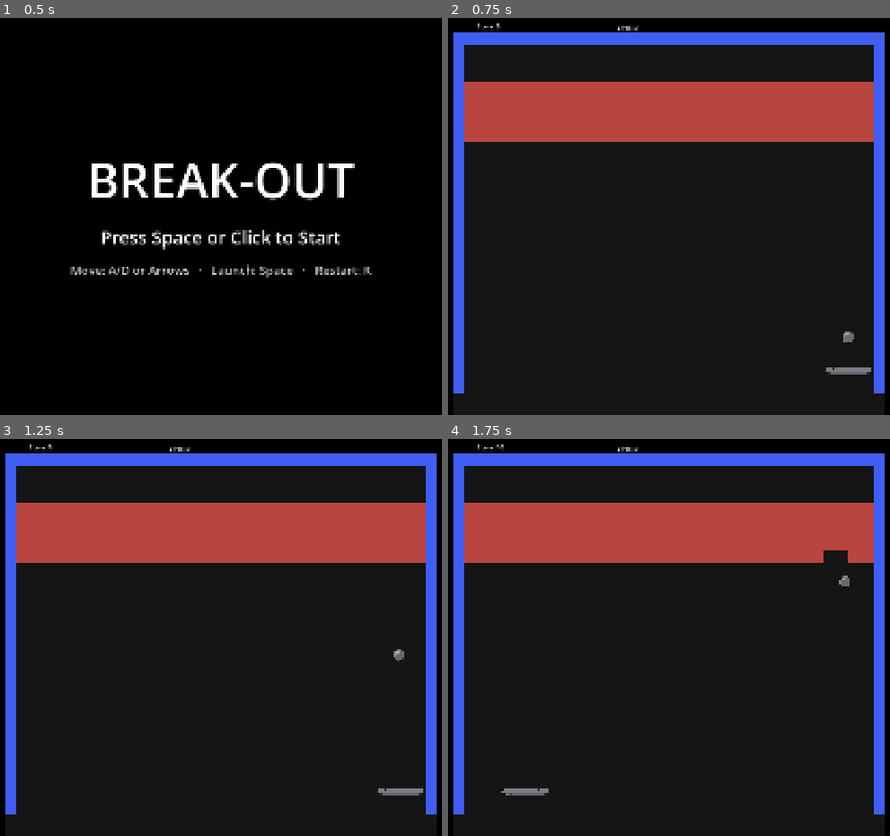
Above: before the commit, frames 1-4 (two rows, left to right).
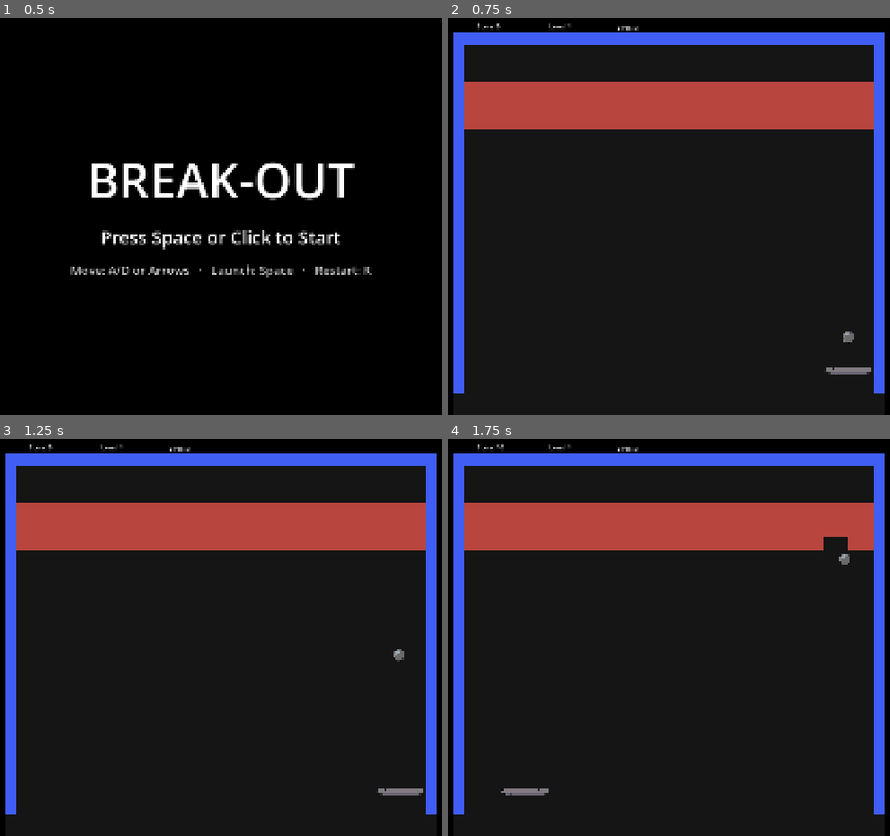
Above: after the commit, the same moments.

Repository: OptikCrash/break-out
Game: Godot game, scene res://TitleScreen.tscn
The game is run twice, just before and just after one commit, with the same random seed, the same clock (stepped at 60 frames per second) and the same inputs.
Inputs (mouse positions are in pixels of both pictures, inside the frame that each line leads up to):
- Up to frame 1 (0.5 s): no input
- Up to frame 2 (0.75 s): tap Space (launch) at 0.5, 0.6 s; move the mouse to (828, 192) at 0.52 s; hold D (move_right) from 0.53 s (still down); click (828, 192) at 0.67 s
- Up to frame 3 (1.25 s): keep holding D (move_right); tap Enter (ui_accept) at 0.77 s
- Up to frame 4 (1.75 s): tap Enter (ui_accept) at 1.25, 1.52 s; move the mouse to (523, 653) at 1.27 s; release D (move_right) at 1.28 s; hold Down from 1.28 s (still down); tap Tab at 1.35 s

Frame 1 is identical in both runs. In frame 2, 3.0% of the frame differs, in the area x 3-97%, y 1-32%; in frame 3, 3.0%; in frame 4, 3.1%, in the area x 3-97%, y 1-38%.

Commit message:
Load brick grids from a Level resource

Diff:
--- a/HUD.tscn
+++ b/HUD.tscn
@@ -19,6 +19,13 @@
 offset_bottom = 58.0
 text = "Score 0"
 horizontal_alignment = 1
+
+[node name="Level" type="Label" parent="."]
+offset_left = 640.0
+offset_top = 30.0
+offset_right = 740.0
+offset_bottom = 58.0
+text = "Level: 1"
 
 [node name="MessageLabel" type="Label" parent="." unique_id=324492922]
 anchors_preset = 15
--- a/bricks.gd
+++ b/bricks.gd
@@ -2,18 +2,18 @@
 const protoBrick := preload("res://brick.tscn")
 
 # Grid layout, editable in the Inspector. Sizes are in pixels, measured inside PlayArea.
-@export var columns := 17
-@export var rows := 5
+@export var level: Level = preload("res://levels/level_1.tres")
 @export var brick_size := Vector2(64, 32)
 # Top-left corner of the first brick: x = 32 is the inside of the left wall,
 # y = 128 leaves three empty brick rows under the top wall, Arkanoid style.
 @export var grid_start := Vector2(32, 128)
 
 func _ready() -> void:
-	for row in rows:
-		for col in columns:
-			var brick := protoBrick.instantiate()
-			# A brick's position is its top-left corner, so each one sits
-			# exactly one brick width/height after the previous one (no gaps).
-			brick.position = grid_start + Vector2(col * brick_size.x, row * brick_size.y)
-			add_child(brick)
+	if level == null:
+		push_error("Bricks requires a Level resource.")
+		return
+	for cell in level.brick_cells():
+		var brick := protoBrick.instantiate()
+		# All occupied cells use today's normal brick until brick types are added.
+		brick.position = grid_start + Vector2(cell) * brick_size
+		add_child(brick)
--- /dev/null
+++ b/level.gd
@@ -0,0 +1,32 @@
+class_name Level
+extends Resource
+
+@export_multiline var grid: String = ""
+
+# Keep row widths explicit: use dots for holes, not spaces or missing cells.
+func validation_error() -> String:
+	var lines := grid.replace("\r\n", "\n").trim_suffix("\n").split("\n")
+	if lines[0].is_empty():
+		return "Level grid must have at least one cell."
+	var width := lines[0].length()
+	for row in lines.size():
+		if lines[row].length() != width:
+			return "Level grid row %d must contain %d cells." % [row + 1, width]
+		for col in width:
+			if not lines[row][col] in ".#xo":
+				return "Invalid level character '%s' at row %d, column %d." % [lines[row][col], row + 1, col + 1]
+	return ""
+
+# Coordinates are cells, independent of the play area's pixel layout.
+func brick_cells() -> Array[Vector2i]:
+	var cells: Array[Vector2i] = []
+	var error := validation_error()
+	if not error.is_empty():
+		push_error(error)
+		return cells
+	var lines := grid.replace("\r\n", "\n").trim_suffix("\n").split("\n")
+	for row in lines.size():
+		for col in lines[row].length():
+			if lines[row][col] != ".":
+				cells.append(Vector2i(col, row))
+	return cells
--- /dev/null
+++ b/levels/level_1.tres
@@ -0,0 +1,10 @@
+[gd_resource type="Resource" script_class="Level" load_steps=2 format=3]
+
+[ext_resource type="Script" path="res://level.gd" id="1_level"]
+
+[resource]
+script = ExtResource("1_level")
+grid = "#################
+#################
+#################
+#################"
--- a/tests/brick_hit_test.gd
+++ b/tests/brick_hit_test.gd
@@ -9,8 +9,8 @@
 func _run() -> void:
 	var game = preload("res://main.tscn").instantiate()
 	var bricks = game.get_node("PlayArea/Bricks")
-	bricks.columns = 2
-	bricks.rows = 1
+	bricks.level = Level.new()
+	bricks.level.grid = "##"
 	# Exercise the hit rule synchronously, without input or physics timing.
 	game.process_mode = Node.PROCESS_MODE_DISABLED
 	root.add_child(game)
--- a/tests/hud_script_test.gd
+++ b/tests/hud_script_test.gd
@@ -9,6 +9,10 @@
 	root.add_child(hud)
 	if not hud.has_method("update_score"):
 		push_error("HUD.tscn root must have hud.gd attached")
+		quit(1)
+		return
+	if hud.get_node("Level").text != "Level: 1":
+		push_error("HUD must show Level: 1")
 		quit(1)
 		return
 	hud.update_lives(2)
--- /dev/null
+++ b/tests/level_test.gd
@@ -0,0 +1,47 @@
+extends SceneTree
+
+var failures := 0
+
+func _initialize() -> void:
+	_run.call_deferred()
+
+func _run() -> void:
+	var level: Level = load("res://levels/level_1.tres")
+	_check(level.validation_error().is_empty(), "Level 1 must be valid")
+	var cells := level.brick_cells()
+	_check(cells.size() == 68, "Level 1 must contain 17 by 4 bricks")
+	for row in 4:
+		for col in 17:
+			_check(cells.has(Vector2i(col, row)), "Level 1 must fill every cell")
+
+	var bricks = Node2D.new()
+	bricks.set_script(preload("res://bricks.gd"))
+	root.add_child(bricks)
+	_check(bricks.get_child_count() == 68, "Default loader must instantiate Level 1")
+	for i in cells.size():
+		_check(bricks.get_child(i).position == Vector2(32 + cells[i].x * 64, 128 + cells[i].y * 32), "Brick must use the cell's pixel position")
+	bricks.free()
+
+	var sample := Level.new()
+	sample.grid = ".#x\r\no..\r\n"
+	_check(sample.validation_error().is_empty(), "CRLF, final newline and reserved characters must be accepted")
+	_check(sample.brick_cells() == [Vector2i(1, 0), Vector2i(2, 0), Vector2i(0, 1)], "Dots must leave holes without shifting cells")
+	bricks = Node2D.new()
+	bricks.set_script(preload("res://bricks.gd"))
+	bricks.level = sample
+	bricks.grid_start = Vector2(10, 20)
+	bricks.brick_size = Vector2(30, 40)
+	root.add_child(bricks)
+	_check(bricks.get_child_count() == 3, "Every non-dot character must instantiate a brick")
+	_check(bricks.get_child(2).position == Vector2(10, 60), "Loader must honor exported sizing and origin")
+	bricks.free()
+
+	for invalid in ["", "##\n#", "# ", "#?", "##\n\n##"]:
+		sample.grid = invalid
+		_check(not sample.validation_error().is_empty(), "Malformed grid must report a clear error: " + invalid)
+	quit(1 if failures else 0)
+
+func _check(condition: bool, message: String) -> void:
+	if not condition:
+		printerr("FAIL: ", message)
+		failures += 1
Not shown, added: level.gd.uid
Not shown, added: tests/level_test.gd.uid
Not shown, changed: AGENTS.md
